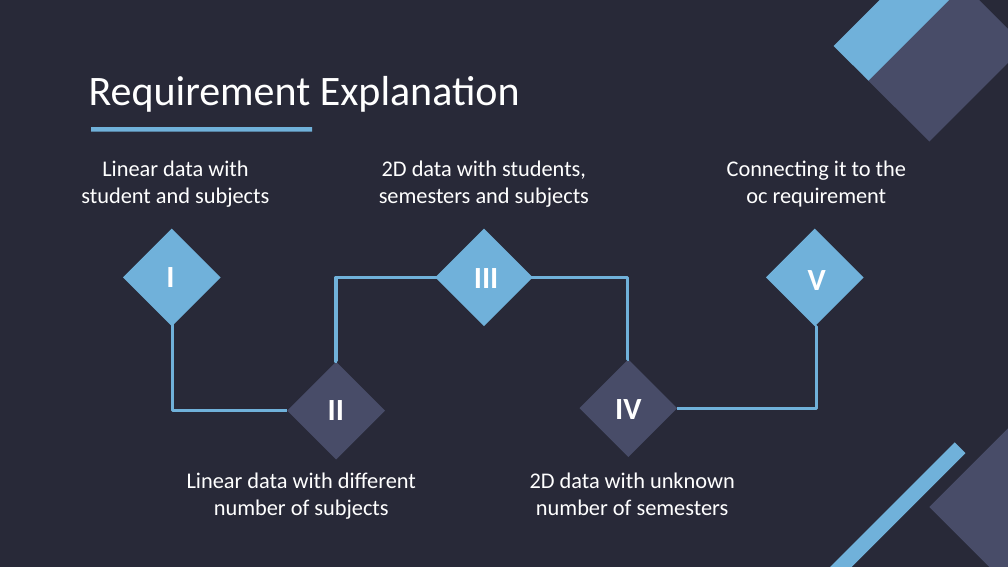
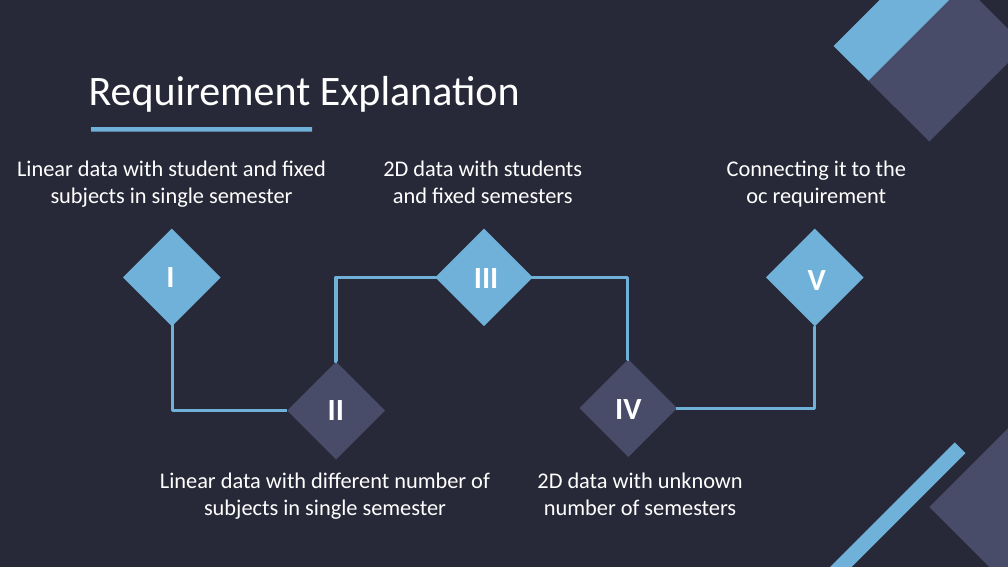
Before and after one commit to mehar-srinivas-chowdari/git-learning, a slide deck: slide 14 of Internship.pptx (slide 10 before the commit). Drawn at 1008x567 pixels with LibreOffice and Linux fonts; fonts in the diff are those of the drawing. Boxes give left, top, right and bottom in pixels: in the first picture for what was removed or moved away, otherwise in the second. Text is boxed around its words. In the diff, an @@ line names an element or a change of style, - is before the commit and + after.

```diff
--- a/Internship.pptx
+++ b/Internship.pptx
@@ text at [17,160,326,207]: text changed @@
-  Linear data with student and subjects
+  Linear data with student and fixed subjects in single semester
@@ text at [383,160,582,203]: text changed @@
-  2D data with students, semesters and subjects
+  2D data with students and fixed semesters
@@ elbow line (813, 327) - (676, 408): route changed @@
@@ text at [160,472,490,519]: text changed @@
-  Linear data with different number of subjects
+  Linear data with different number of subjects in single semester
@@ text "2D data with unknown number ...": place and size @@
-text "2D data with unknown number ..." at [530,472,735,515]
+text "2D data with unknown number ..." at [537,472,743,515]
```
Also in this commit, not shown: 6 other slides changed, 5 slides added.
